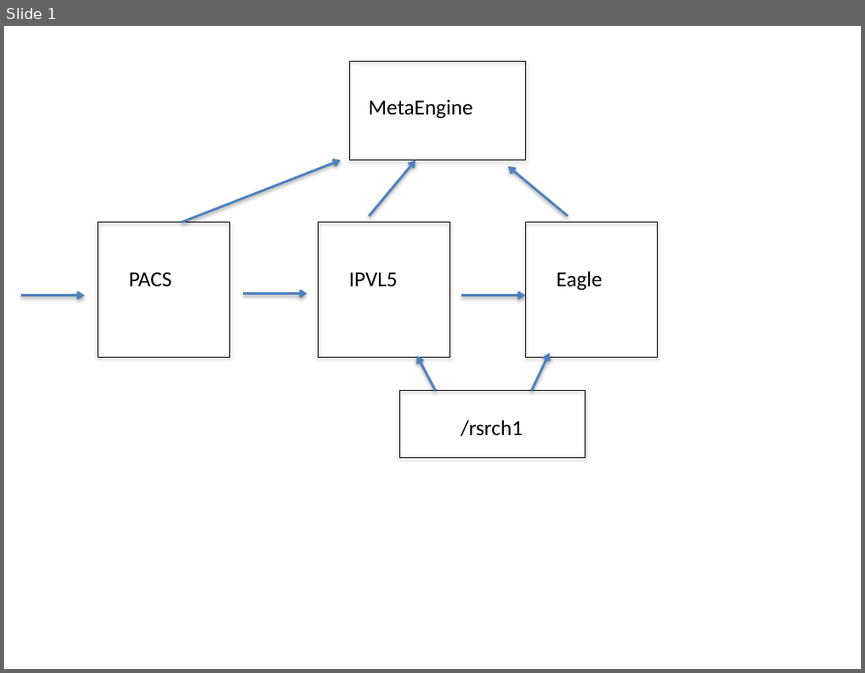
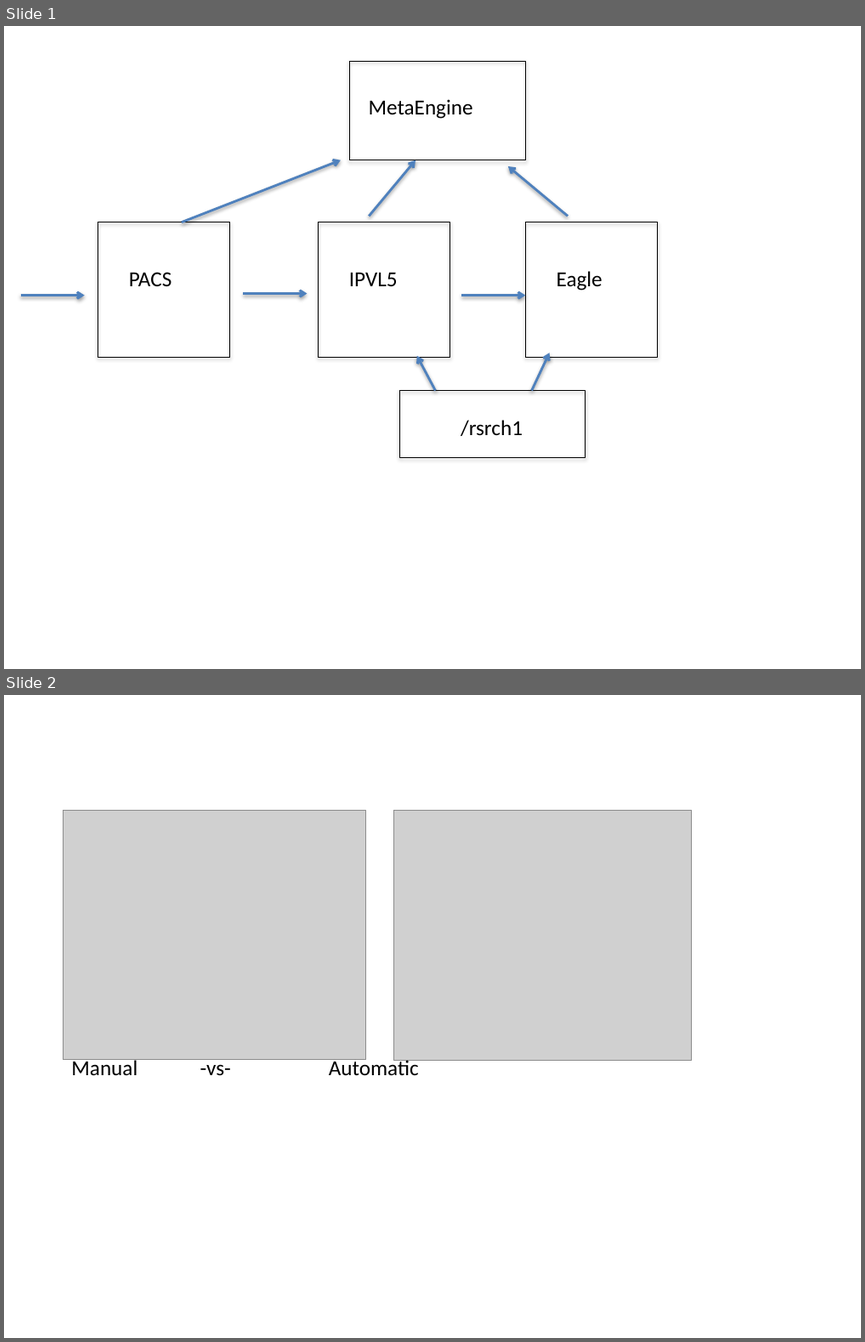
Before and after one commit to ImageGuidedTherapyLab/ImageFeatureSegmentationExample, a slide deck: pdffig/figures.pptx. Shown one above the other, each under a label of ours: slide 1 before the commit, slides 1 and 2 after it. The pictures are 865x673 and 865x1342 pixels, drawn with LibreOffice and Linux fonts; fonts in the diff are those of the drawing; grey boxes stand for pictures. Boxes give left, top, right and bottom in pixels: in the first picture for what was removed or moved away, otherwise in the second. Text is boxed around its words. In the diff, an @@ line names an element or a change of style, - is before the commit and + after.

Commit message:
WIP: Manual Vs Auto

```diff
--- a/pdffig/figures.pptx
+++ b/pdffig/figures.pptx
@@ slide 2 added at (x1=4, y1=695, x2=861, y2=1338), background #FFFFFF @@
@@ picture added at (x1=64, y1=810, x2=365, y2=1058) @@
@@ picture added at (x1=394, y1=810, x2=691, y2=1060) @@
@@ text added at (x1=71, y1=1057, x2=419, y2=1076), 18 pt, text #000000 @@
+Manual -vs- Automatic
```
Also in this commit, not shown: 1 other file.
